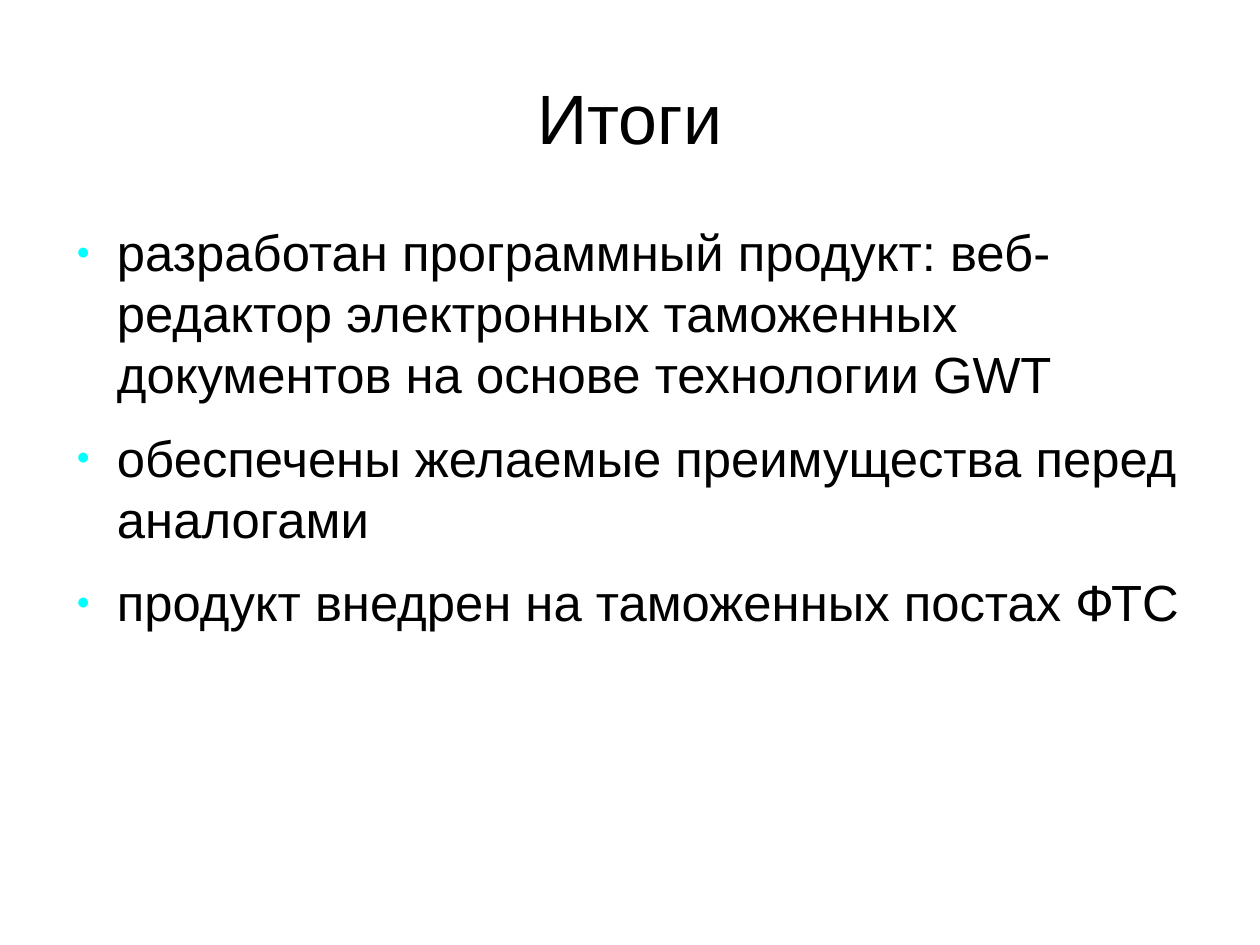
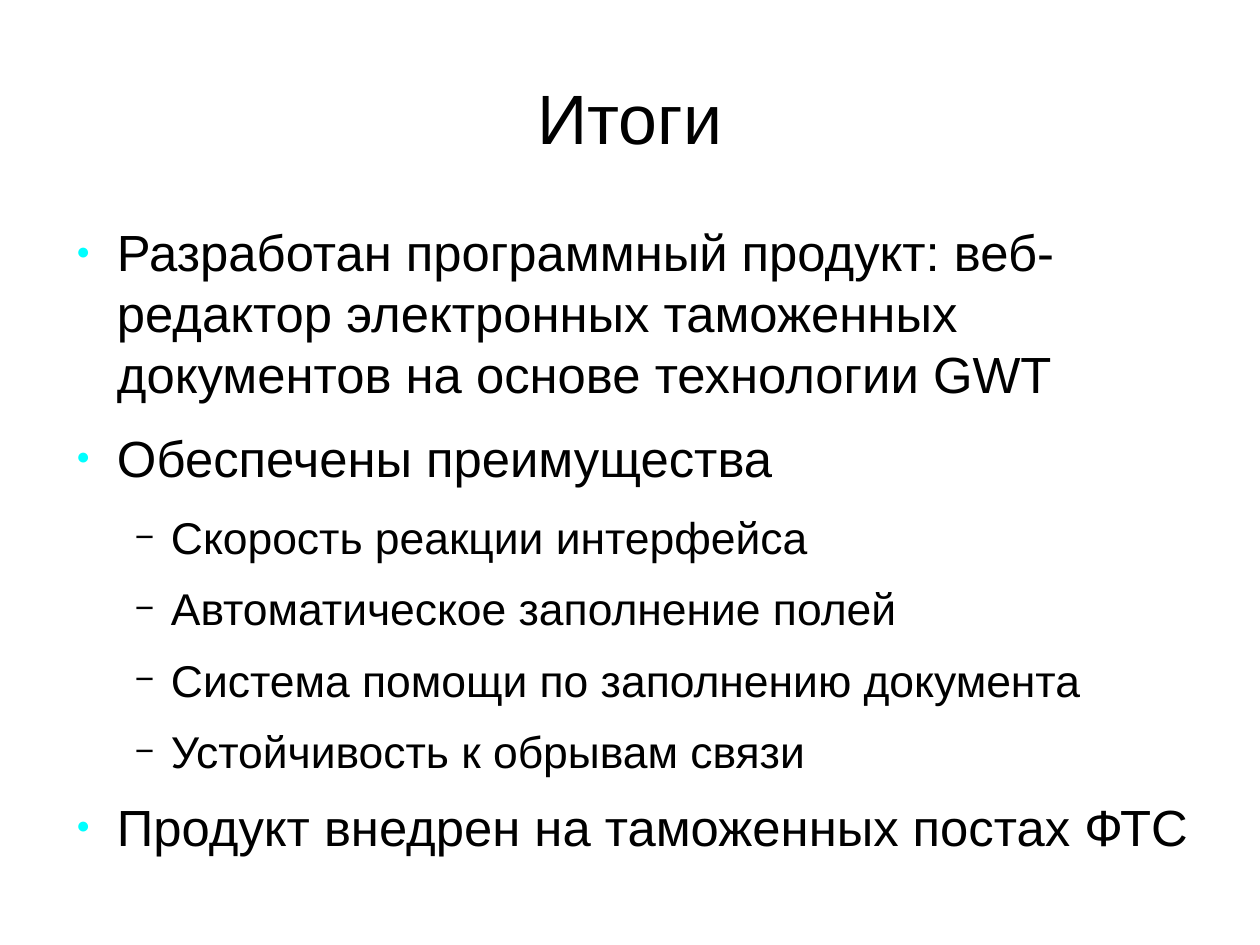
Before and after one commit to aeremenok/a-team-777, a slide deck: slide 14 of diploma/eav/diploma/demo.odp (slide 15 before the commit). Drawn at 1260x945 pixels with LibreOffice and Linux fonts; fonts in the diff are those of the drawing. Boxes give left, top, right and bottom in pixels: in the first picture for what was removed or moved away, otherwise in the second. Text is boxed around its words. In the diff, an @@ line names an element or a change of style, - is before the commit and + after.

```diff
--- a/diploma/eav/diploma/demo.odp
+++ b/diploma/eav/diploma/demo.odp
@@ text at <box>117,233,1187,856</box>: text changed @@
-● разработан программный продукт: веб-редактор электронных таможенных документов на основе технологии GWT
-● обеспечены желаемые преимущества перед аналогами
-● продукт внедрен на таможенных постах ФТС
+● Разработан программный продукт: веб-редактор электронных таможенных документов на основе технологии GWT
+● Обеспечены преимущества
+  − Скорость реакции интерфейса
+  − Автоматическое заполнение полей
+  − Система помощи по заполнению документа
+  − Устойчивость к обрывам связи
+● Продукт внедрен на таможенных постах ФТС
```
Also in this commit, not shown: 11 other slides changed, 1 slide added, 2 slides removed, 2 other files.
